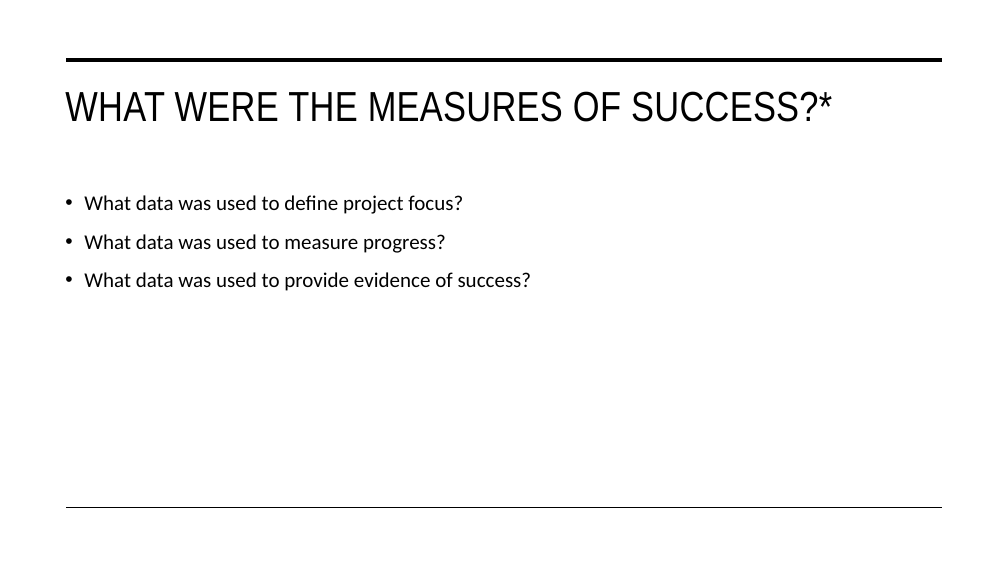
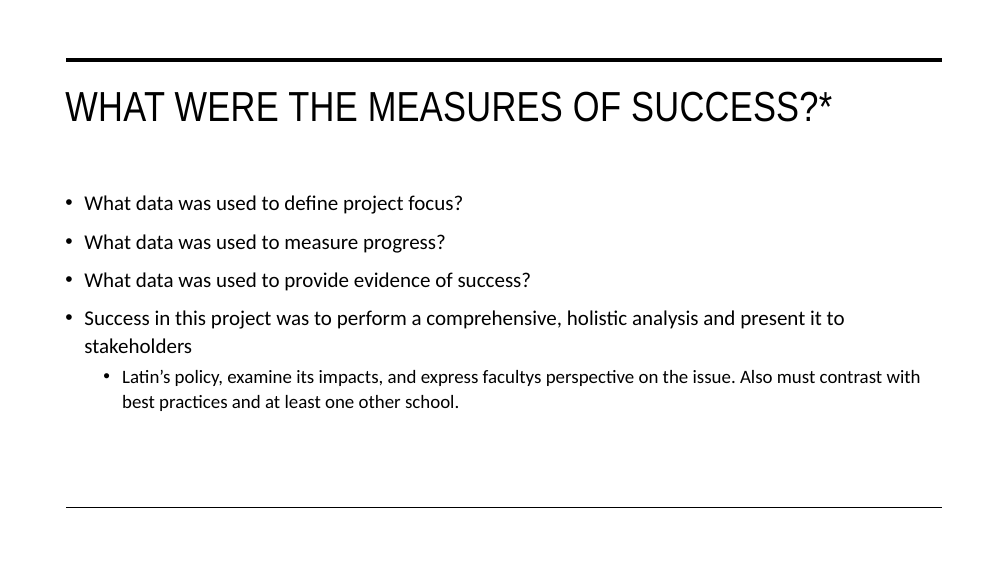
Before and after one commit to ChicagoDev/MSOE-Portfolio, a slide deck: slide 5 of artifacts/III-FinalPresentation & Cell Phone Project/Final Presentation.pptx (slide 4 before the commit). Drawn at 1008x567 pixels with LibreOffice and Linux fonts; fonts in the diff are those of the drawing. Boxes give left, top, right and bottom in pixels: in the first picture for what was removed or moved away, otherwise in the second. Text is boxed around its words. In the diff, an @@ line names an element or a change of style, - is before the commit and + after.

Commit message:
Added Assessment practices artifact
Updated project presentation

```diff
--- a/artifacts/III-FinalPresentation & Cell Phone Project/Final Presentation.pptx
+++ b/artifacts/III-FinalPresentation & Cell Phone Project/Final Presentation.pptx
@@ text at (84, 310, 921, 411): paragraphs added @@
+• Success in this project was to perform a comprehensive, holistic analysis and present it to stakeholders
+  • Latin’s policy, examine its impacts, and express facultys perspective on the issue. Also must contrast with best practices and at least one other school.
```
Also in this commit, not shown: 6 other slides changed, 1 slide added, 1 other file.
